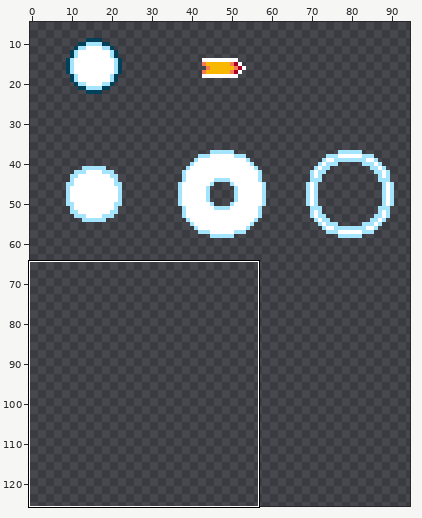
Sprite sheet, stored at img/bullets.gif. The picture above shows the old version from afar; the outline marks the close-up.
Close-up. Before:
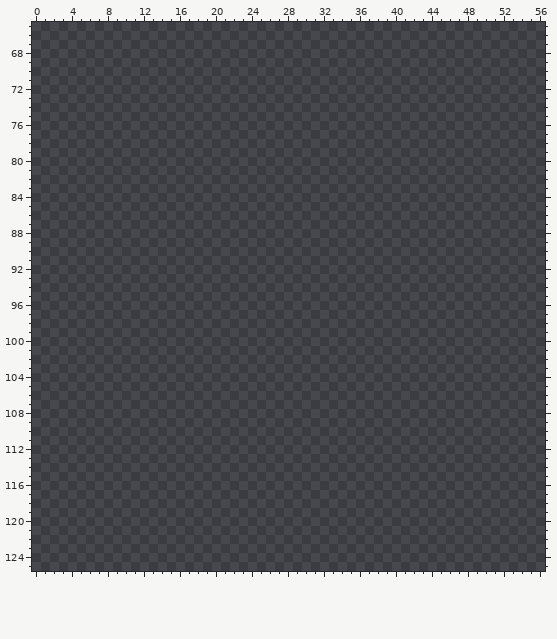
The file is 256x256 pixels. Shown: x 0..56, y 65..125. The wide view leaves out empty margins.
Palette (. is transparent): 
Pixels before (only the part around the change), first column x 0:
 65 .........................................................
 66 .........................................................
 67 .........................................................
 68 .........................................................
 69 .........................................................
 70 .........................................................
 71 .........................................................
 72 .........................................................
 73 .........................................................
 74 .........................................................
 75 .........................................................
 76 .........................................................
 77 .........................................................
 78 .........................................................
 79 .........................................................
 80 .........................................................
 81 .........................................................
 82 .........................................................
 83 .........................................................
 84 .........................................................
 85 .........................................................
 86 .........................................................
 87 .........................................................
 88 .........................................................
 89 .........................................................
 90 .........................................................
 91 .........................................................
 92 .........................................................
 93 .........................................................
 94 .........................................................
 95 .........................................................
 96 .........................................................
 97 .........................................................
 98 .........................................................
 99 .........................................................
100 .........................................................
101 .........................................................
102 .........................................................
103 .........................................................
104 .........................................................
105 .........................................................
106 .........................................................
107 .........................................................
108 .........................................................
109 .........................................................
110 .........................................................
111 .........................................................
112 .........................................................
113 .........................................................
114 .........................................................
115 .........................................................
116 .........................................................
117 .........................................................
118 .........................................................
119 .........................................................
120 .........................................................
121 .........................................................
122 .........................................................
123 .........................................................
124 .........................................................
125 .........................................................
The result:
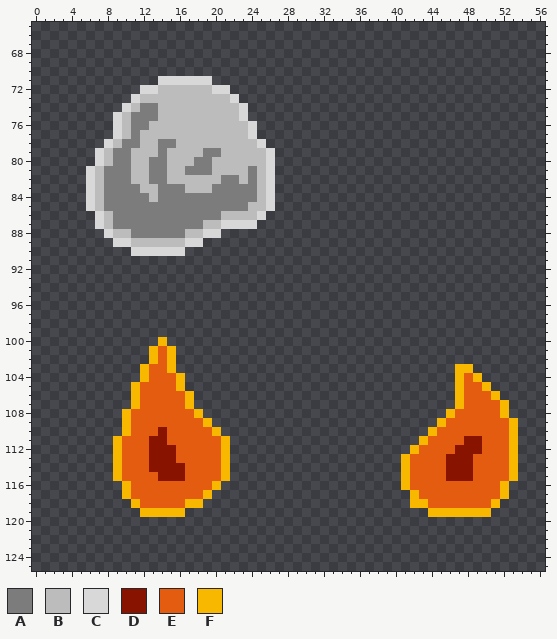
Colours new in this view: A #7c7c7c  B #bcbcbc  C #d8d8d8  D #881400  E #e45c10  F #f8b800
The edit:
Changed rows in their new state; - is an unchanged pixel.
first column x 6:
 71 --------CCCCCC-------
 72 ------CCBBBBBBCC-----
 73 -----CBBBBBBBBBBC----
 74 ----CBAABBBBBBBBBC---
 75 ---CBAAABBBBBBBBBC---
 76 ---CBAABBBBBBBBBBBC--
 77 ---CBABBBBBBBBBBBBC--
 78 --CBAABBAABBBBBBBBBC-
 79 -CBAABBBABBBBAABBBBBC
 80 -CBAABBAABBBAABBBBBBC
 81 CBAAABBAABBAAABBBBABC
 82 CBAAABBAABBBBBBAABABC
 83 CBAAAABBAAABBBAAAAABC
 84 CBAAAAABAAAAAAAAAAABC
 85 CBAAAAAAAAAAAAAAAABBC
 86 -CBAAAAAAAAAAAABBBBC-
 87 -CBAAAAAAAAAABBCCCC--
 88 --CBBAAAAAABBCC------
 89 ---CCBBBBBBCC--------
 90 -----CCCCCC----------
first column x 9:
100 -----F---------------------------------------
101 ----FEF--------------------------------------
102 ----FEF--------------------------------------
103 ---FEEF-------------------------------FF-----
104 ---FEEEF------------------------------FEF----
105 --FEEEEF------------------------------FEEF---
106 --FEEEEEF-----------------------------FEEEF--
107 --FEEEEEF-----------------------------FEEEEF-
108 -FEEEEEEEF---------------------------FEEEEEF-
109 -FEEEEEEEEF-------------------------FEEEEEEEF
110 -FEEEDEEEEEF-----------------------FEEEEEEEEF
111 FEEEDDEEEEEEF---------------------FEEEEDDEEEF
112 FEEEDDDEEEEEF--------------------FEEEEDDDEEEF
113 FEEEDDDEEEEEF-------------------FEEEEDDDEEEEF
114 FEEEDDDDEEEEF-------------------FEEEEDDDEEEEF
115 FEEEEDDDEEEEF-------------------FEEEEDDDEEEEF
116 -FEEEEEEEEEF--------------------FEEEEEEEEEEF-
117 -FEEEEEEEEF----------------------FEEEEEEEEEF-
118 --FEEEEEFF-----------------------FFEEEEEEEF--
119 ---FFFFF---------------------------FFFFFFF---
